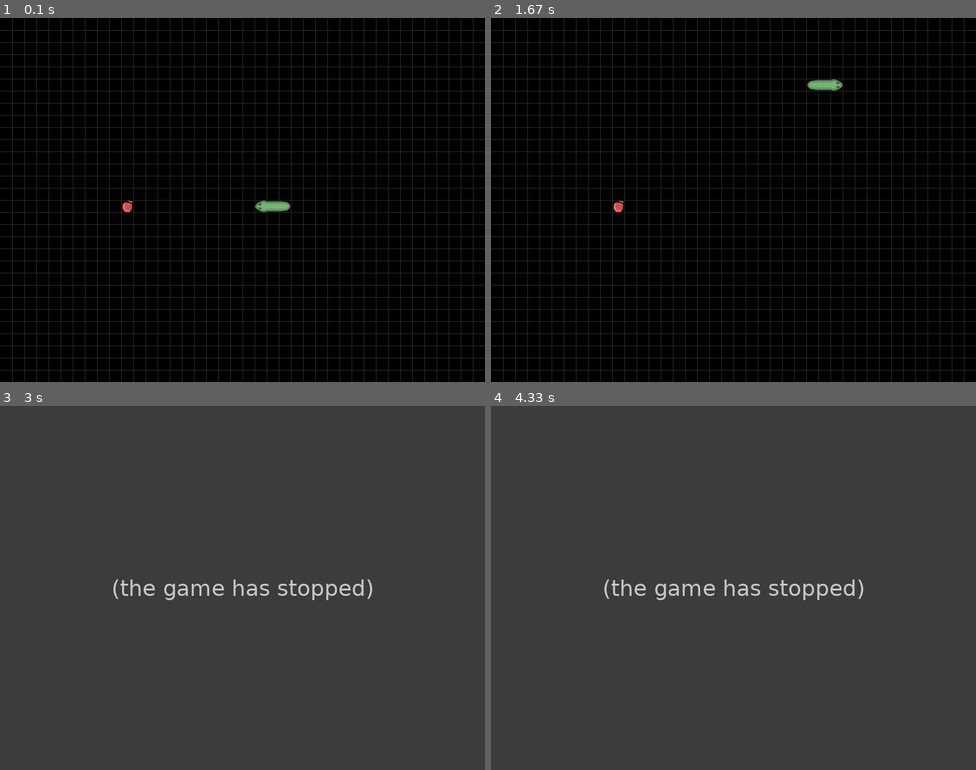
Above: before the commit, frames 1-4 (two rows, left to right).
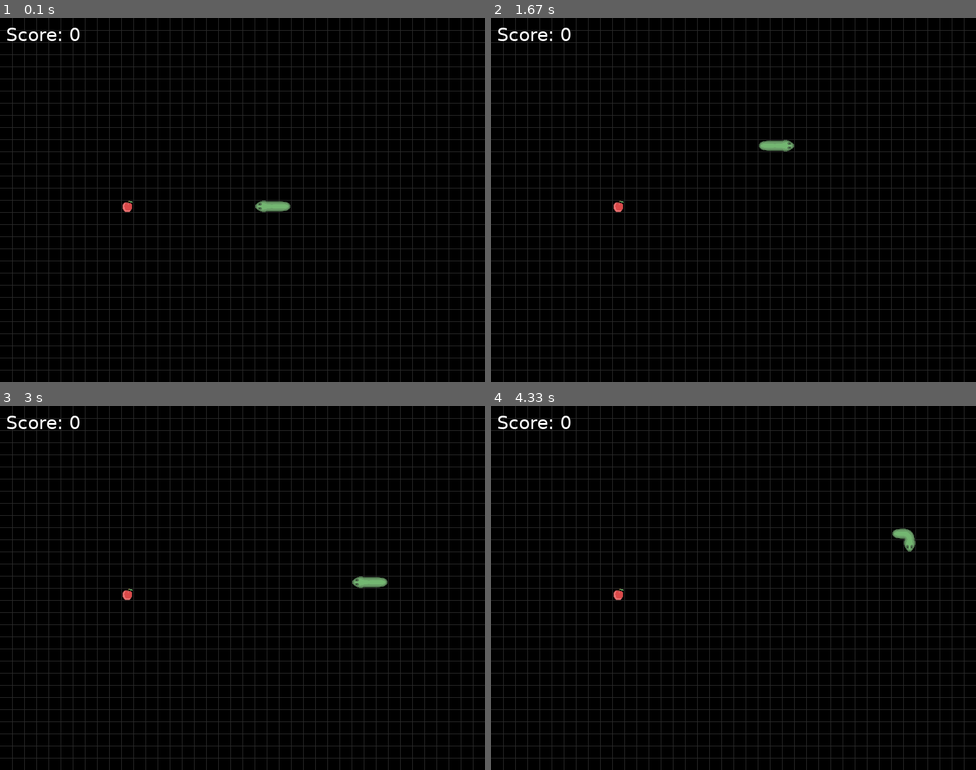
Above: after the commit, the same moments.

Repository: omnisyle/pygame_practice
Game: pygame game, started from snake/main.py
The game is run twice, just before and just after one commit, with the same random seed, the same clock (stepped at 60 frames per second) and the same inputs.
Inputs:
- Up to frame 1 (0.1 s): no input
- Up to frame 2 (1.67 s): hold Right 0.33-0.8 s; hold Up 0.83-1.3 s; hold Right from 1.33 s (still down)
- Up to frame 3 (3 s): release Right at 1.8 s; hold Left 1.83-2.37 s; hold Down 2.4-2.7 s; hold Left from 2.73 s (still down)
- Up to frame 4 (4.33 s): release Left at 3.13 s; hold Up 3.17-3.53 s; hold Right 3.57-4.2 s; hold Down from 4.23 s (still down)

The runs differ from the first frame. In frame 1, 0.2% of the frame differs, in the area x 1-17%, y 2-7%; in frame 2, 0.6%; in frame 3, 91%, in the area x 0-100%, y 0-100%; in frame 4, 91%.
Before the commit the program exited at 2.4 s; later frames show no game.

Commit message:
display score for snake game

Diff:
--- a/snake/main.py
+++ b/snake/main.py
@@ -16,13 +16,22 @@
 	head_pos = snake_head.position
 	return head_pos[0] == snack_pos[0] and head_pos[1] == snack_pos[1]
 
+def displayScore(score, surface):
+	folder = path.dirname(__file__)
+	font_path = path.join(folder, 'assets/ArialUnicode.ttf')
+	font = pygame.font.Font(font_path, 30)
+	text = "Score: %s" % score
+	textSurface = font.render(text, True, (255,255,255))
+	surface.blit(textSurface, (10, 10))
+
 def main():
 	width = 800
 	height = 600
 	gridColor = (43,43,43)
-	frameRate = 20
+	frameRate = 10
 	gridSize = 20
 	gameOver = False
+	score = 0
 
 	window = pygame.display.set_mode((width, height))
 	clock = pygame.time.Clock()
@@ -63,12 +72,14 @@
 		if hit_food(my_snake, snack):
 			snack.move_random()
 			my_snake.eat()
+			score += 1
 
 		window.fill((0,0,0))
 		my_snake.move()
 		ggrid.draw(window)
 		snack.draw(window)
 		my_snake.draw(window)
+		displayScore(score, window)
 
 		pygame.display.update()
 		clock.tick(frameRate)
--- a/snake/snake.py
+++ b/snake/snake.py
@@ -61,7 +61,7 @@
     self.body.pop()
 
   def draw(self, surface):
-    print(self.body)
+
     for i, segment in enumerate(self.body):
       seg_pos = segment.position
       segx = seg_pos[0]
Not shown, added: snake/assets/ArialUnicode.ttf
